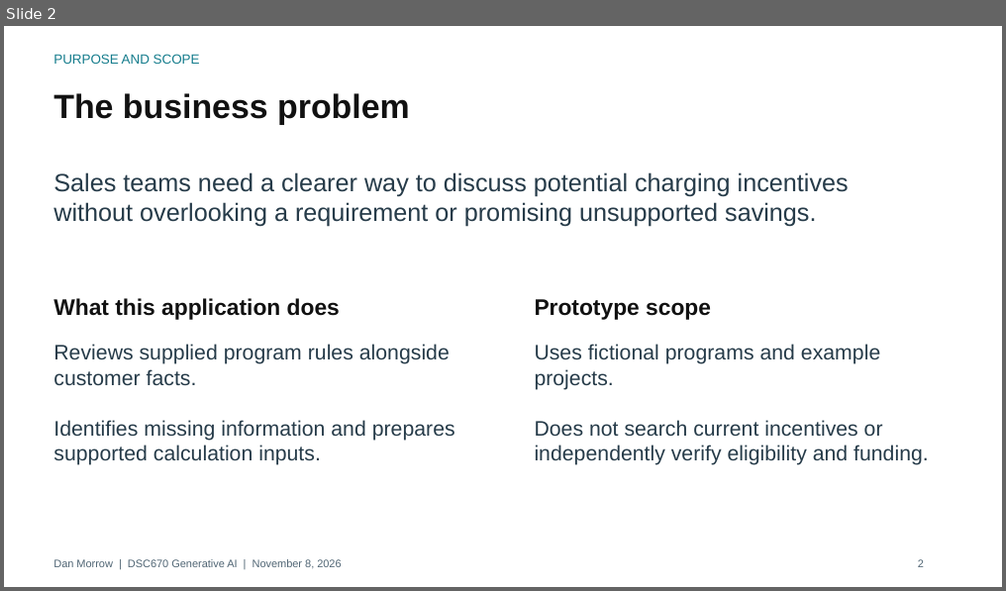
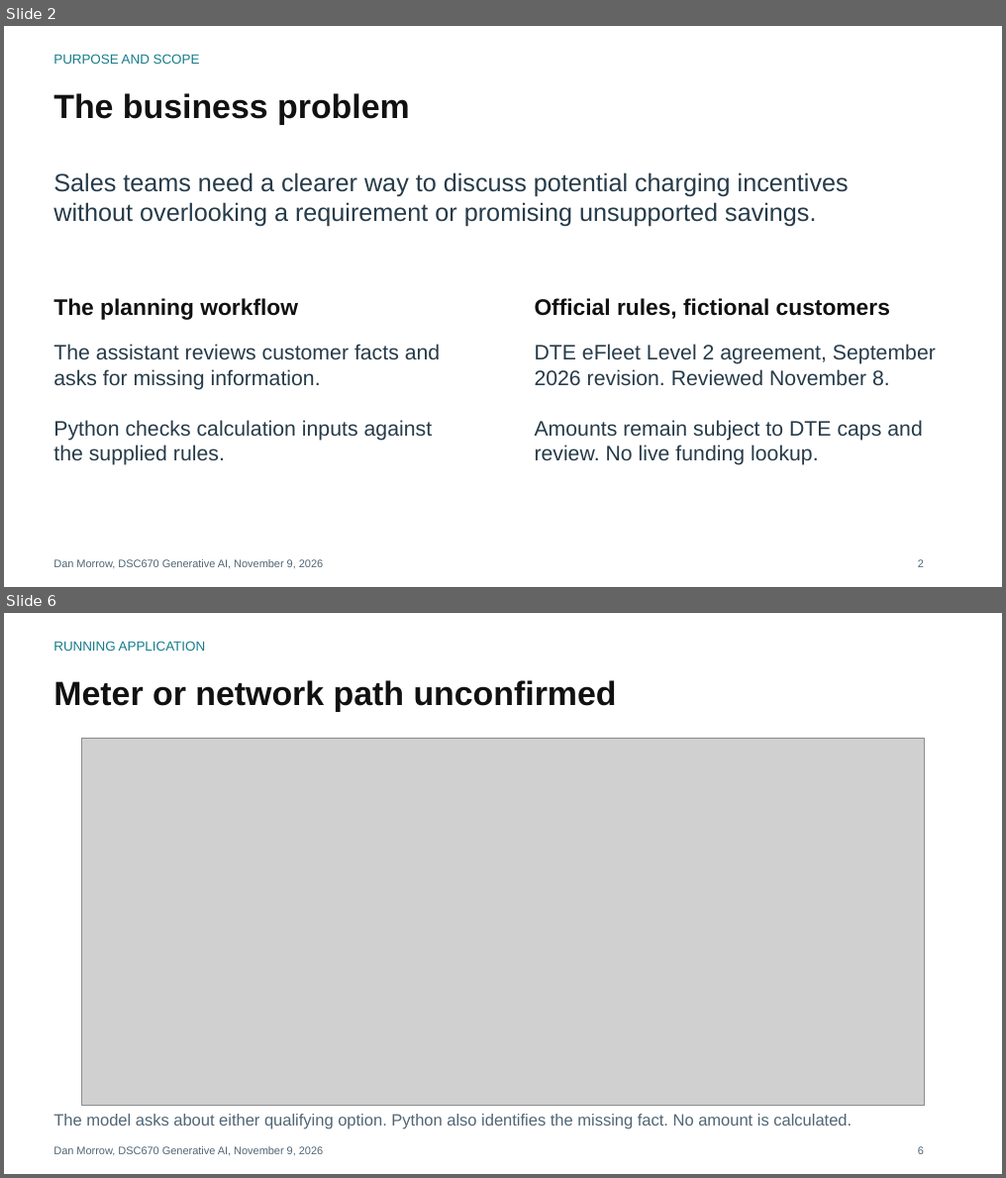
Before and after one commit to danof2morrow/data-science-portfolio, a slide deck: generative-ai/commercial-fleet-ev-incentive-assistant/commercial_fleet_ev_incentive_assistant_presentation.pptx. Shown one above the other, each under a label of ours: slide 2 before the commit, slides 2 and 6 after it; the slides between them are not shown. The pictures are 1006x591 and 1006x1178 pixels, drawn with LibreOffice and Linux fonts; fonts in the diff are those of the drawing; grey boxes stand for pictures. Boxes give left, top, right and bottom in pixels: in the first picture for what was removed or moved away, otherwise in the second. Text is boxed around its words. In the diff, an @@ line names an element or a change of style, - is before the commit and + after.

Commit message:
Complete DTE Streamlit portfolio with trained model evidence and live limitations

```diff
--- a/generative-ai/commercial-fleet-ev-incentive-assistant/commercial_fleet_ev_incentive_assistant_presentation.pptx
+++ b/generative-ai/commercial-fleet-ev-incentive-assistant/commercial_fleet_ev_incentive_assistant_presentation.pptx
@@ slide 6 added at (4, 613, 1002, 1174), background #FFFFFF @@
@@ text added at (54, 641, 205, 651), 12.8 pt, text #167D8D @@
+RUNNING APPLICATION
@@ text added at (54, 680, 617, 712), 32.2 pt, text #111111, bold @@
+Meter or network path unconfirmed
@@ picture added at (82, 738, 924, 1106) @@
@@ text added at (54, 1114, 851, 1130), 15.8 pt, text #516675 @@
+The model asks about either qualifying option. Python also identifies the missing fact. No amount is calculated.
@@ text added at (54, 1147, 323, 1157), 10.5 pt, text #516675 @@
+Dan Morrow, DSC670 Generative AI, November 9, 2026
@@ text added at (918, 1147, 924, 1155), 10.5 pt, text #516675 @@
+6
@@ slide 2 changed as well @@
@@ text at (54, 298, 298, 320): text changed @@
-What this application does
+The planning workflow
@@ text at (535, 298, 890, 319): text changed @@
-Prototype scope
+Official rules, fictional customers
@@ text at (54, 344, 440, 466): text changed @@
-Reviews supplied program rules alongside customer facts.
-Identifies missing information and prepares supported calculation inputs.
+The assistant reviews customer facts and asks for missing information.
+Python checks calculation inputs against the supplied rules.
@@ text at (535, 344, 936, 466): text changed @@
-Uses fictional programs and example projects.
-Does not search current incentives or independently verify eligibility and funding.
+DTE eFleet Level 2 agreement, September 2026 revision. Reviewed November 8.
+Amounts remain subject to DTE caps and review. No live funding lookup.
@@ text at (54, 560, 323, 570): text changed @@
-Dan Morrow | DSC670 Generative AI | November 8, 2026
+Dan Morrow, DSC670 Generative AI, November 9, 2026
```
Also in this commit, not shown: 3 other slides changed, 3 other slides added, 4 slides removed, 23 other files.
